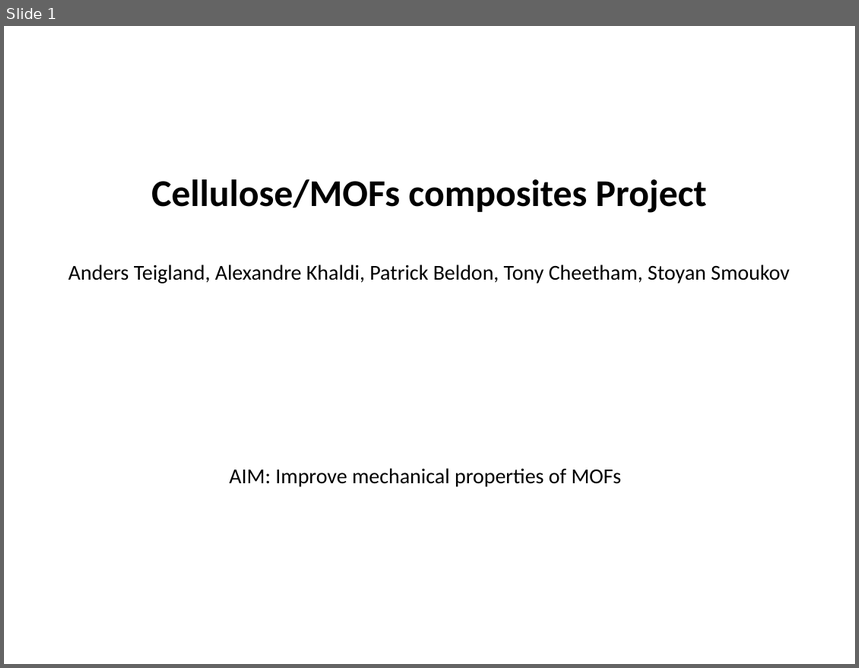
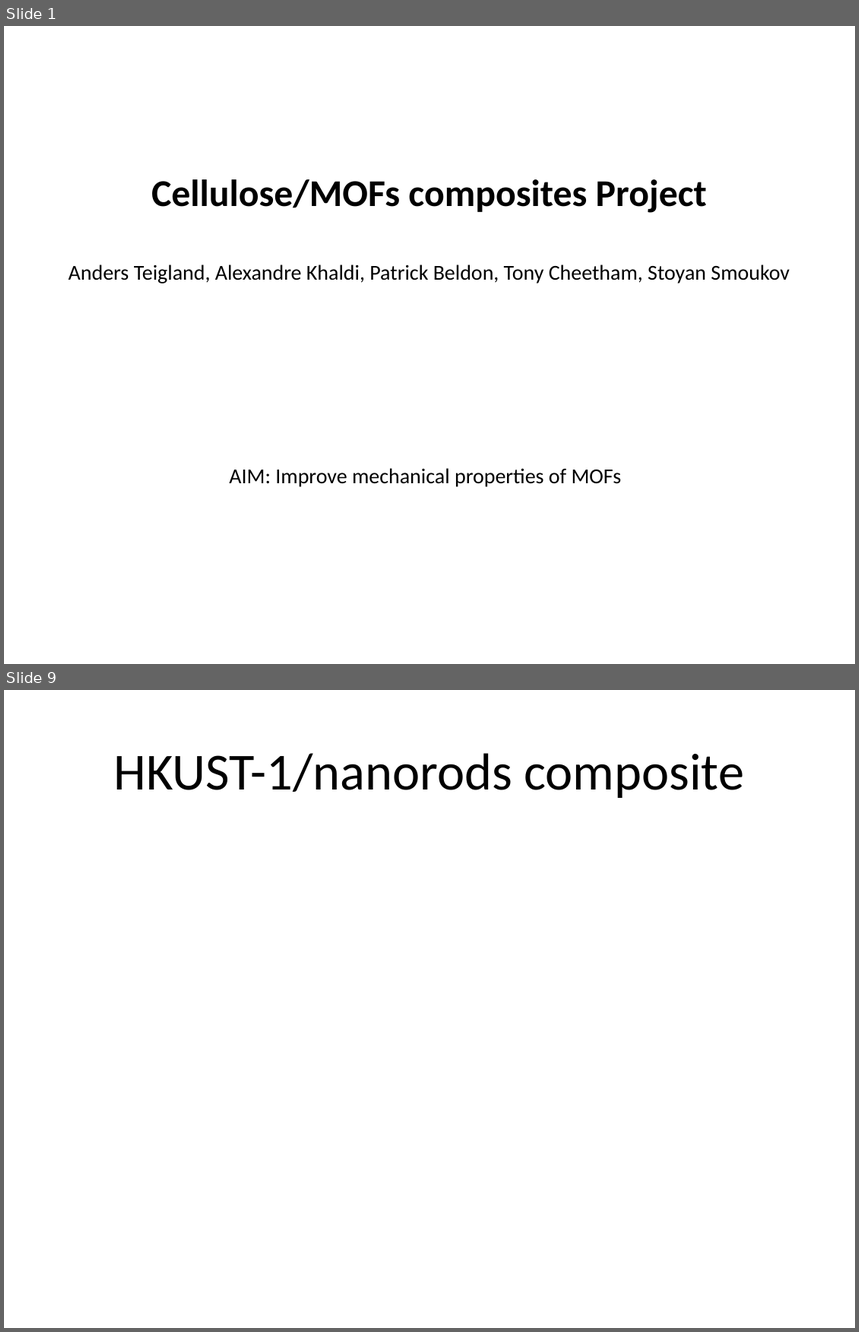
Before and after one commit to ATeigland/ResearchProject, a slide deck: Updates.pptx. Shown one above the other, each under a label of ours: slide 1 before the commit, slides 1 and 9 after it; the slides between them are not shown. The pictures are 859x668 and 859x1332 pixels, drawn with LibreOffice and Linux fonts; fonts in the diff are those of the drawing. Boxes give left, top, right and bottom in pixels: in the first picture for what was removed or moved away, otherwise in the second. Text is boxed around its words. In the diff, an @@ line names an element or a change of style, - is before the commit and + after.

```diff
--- a/Updates.pptx
+++ b/Updates.pptx
@@ slide 9 added at box(4, 690, 855, 1328), background #FFFFFF @@
@@ title added at box(114, 753, 744, 798), 44 pt, text #000000 @@
+HKUST-1/nanorods composite
```
Also in this commit, not shown: 3 slides changed, 4 other slides added, 2 slides removed.
